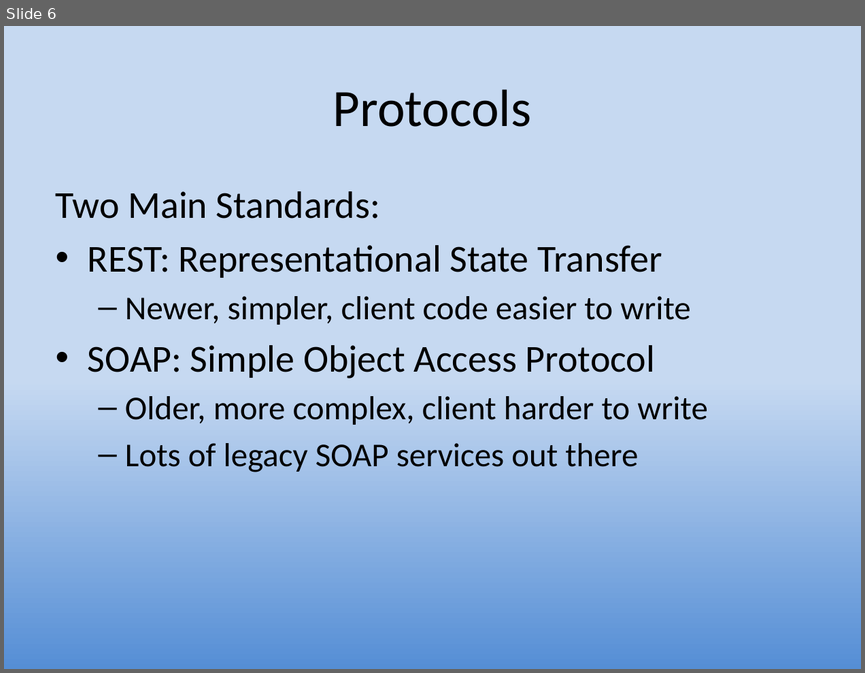
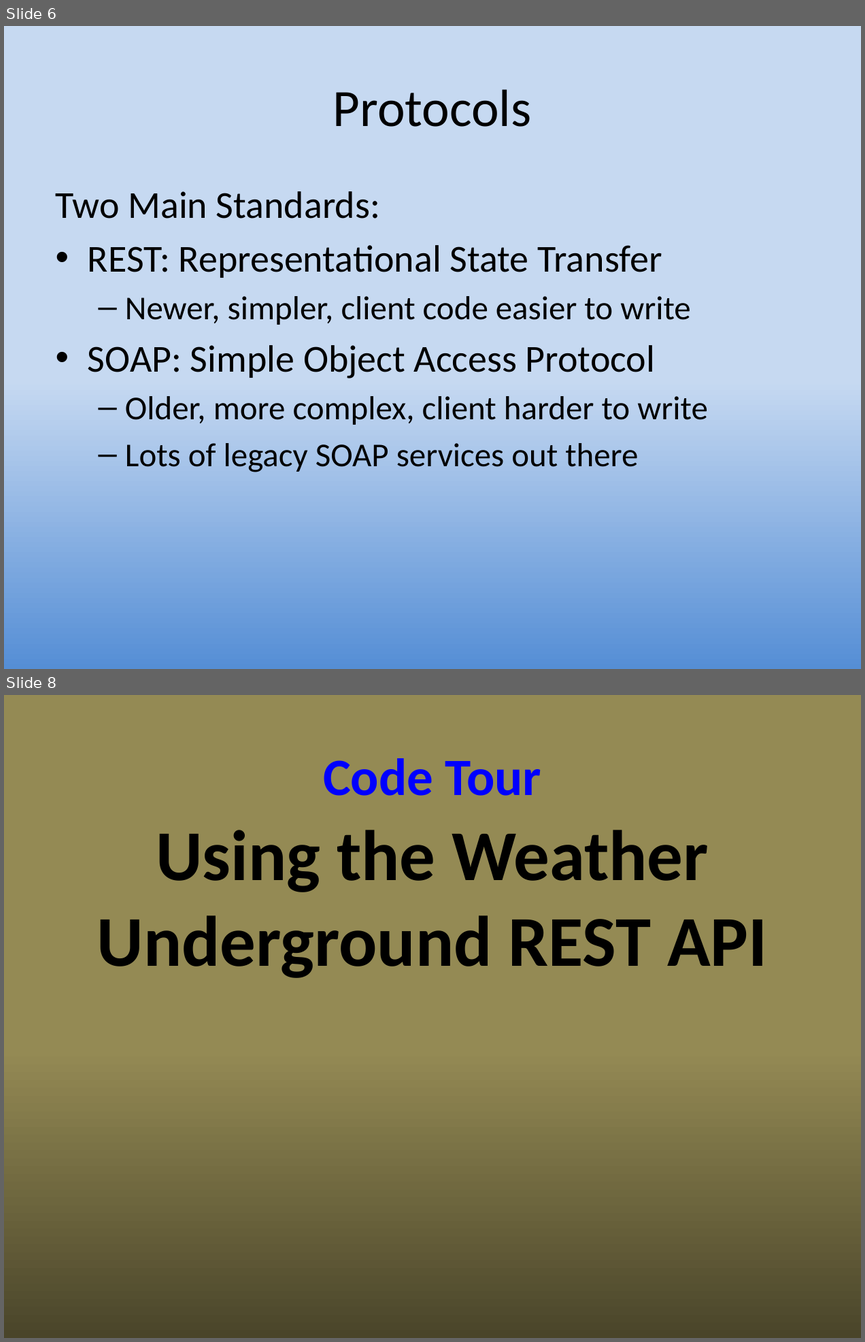
Before and after one commit to UO-CIS/CIS399Android-CourseMaterials, a slide deck: Notes and Slides/CIS399Wk4Day1-WebServices+kSOAP.pptx. Shown one above the other, each under a label of ours: slide 6 before the commit, slides 6 and 8 after it; the slides between them are not shown. The pictures are 865x673 and 865x1342 pixels, drawn with LibreOffice and Linux fonts; fonts in the diff are those of the drawing. Boxes give left, top, right and bottom in pixels: in the first picture for what was removed or moved away, otherwise in the second. Text is boxed around its words. In the diff, an @@ line names an element or a change of style, - is before the commit and + after.

```diff
--- a/Notes and Slides/CIS399Wk4Day1-WebServices+kSOAP.pptx
+++ b/Notes and Slides/CIS399Wk4Day1-WebServices+kSOAP.pptx
@@ slide 8 added at bbox=[4, 695, 861, 1338], background gradient #948A54 to #4A452A @@
@@ title added at bbox=[323, 758, 541, 796], 44 pt, text #0000FF, bold @@
+Code Tour
@@ text added at bbox=[97, 830, 767, 978], 60 pt, text #000000, bold @@
+Using the Weather Underground REST API
```
Also in this commit, not shown: 1 slide changed, 1 other slide added, 12 other files.
